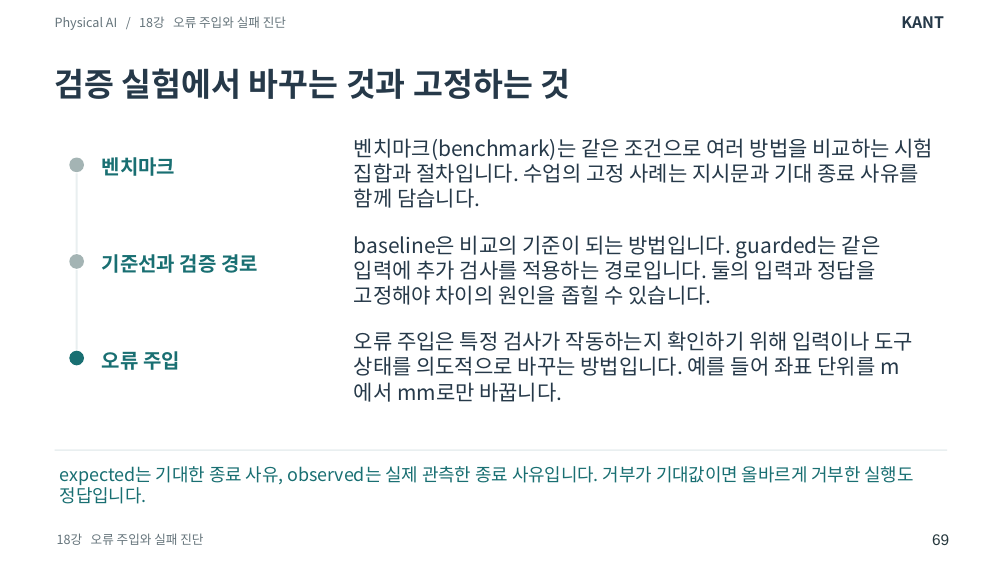
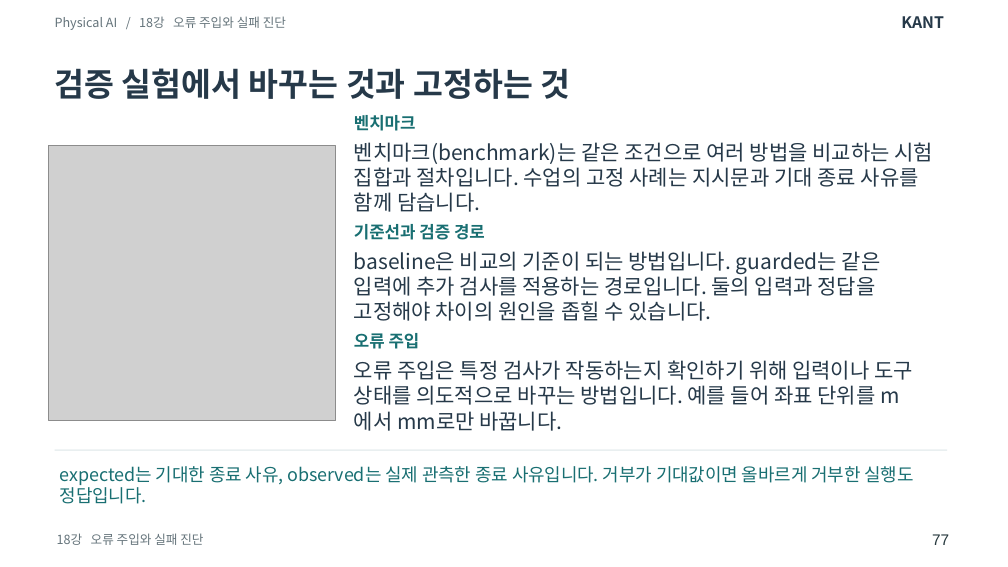
Before and after one commit to SpartaPA/waffle-mpx-lyrical, a slide deck: slide 77 of lessons/14-18/lessons-14-18.pptx (slide 69 before the commit). Drawn at 1008x567 pixels with LibreOffice and Linux fonts; fonts in the diff are those of the drawing; grey boxes stand for pictures. Boxes give left, top, right and bottom in pixels: in the first picture for what was removed or moved away, otherwise in the second. Text is boxed around its words. In the diff, an @@ line names an element or a change of style, - is before the commit and + after.

Commit message:
다섯 강의에서 지시문이 코드와 결과로 이어지는 과정을 그림과 함께 설명합니다

```diff
--- a/lessons/14-18/lessons-14-18.pptx
+++ b/lessons/14-18/lessons-14-18.pptx
@@ size 14.2 to 12 pt; vertical alignment middle to top in 3 elements at (x1=354, y1=333, x2=420, y2=349), (x1=354, y1=224, x2=485, y2=240), (x1=354, y1=115, x2=416, y2=131) @@
@@ text "벤치마크" moved from (x1=102, y1=157, x2=176, y2=176) to (x1=354, y1=115, x2=416, y2=131) @@
@@ picture added at (x1=49, y1=145, x2=337, y2=420) @@
@@ ellipse removed at (x1=70, y1=157, x2=85, y2=172) @@
@@ rectangle removed at (x1=76, y1=173, x2=78, y2=253) @@
@@ text "기준선과 검증 경로" moved from (x1=102, y1=254, x2=258, y2=273) to (x1=354, y1=224, x2=485, y2=240) @@
@@ ellipse removed at (x1=70, y1=254, x2=85, y2=269) @@
@@ text "baseline은 비교의 기준이 되는 방법입니다. ..." moved from (x1=354, y1=235, x2=881, y2=305) to (x1=354, y1=251, x2=881, y2=321) @@
@@ rectangle removed at (x1=76, y1=270, x2=78, y2=350) @@
@@ text "오류 주입" moved from (x1=102, y1=351, x2=180, y2=370) to (x1=354, y1=333, x2=420, y2=349) @@
@@ ellipse removed at (x1=70, y1=351, x2=85, y2=366) @@
@@ vertical alignment middle to top in 3 elements at (x1=354, y1=142, x2=933, y2=212), (x1=354, y1=251, x2=881, y2=321), (x1=354, y1=360, x2=913, y2=431) @@
@@ text "오류 주입은 특정 검사가 작동하는지 ..." moved from (x1=354, y1=331, x2=913, y2=402) to (x1=354, y1=360, x2=913, y2=431) @@
@@ text at (x1=932, y1=534, x2=949, y2=545): text changed @@
-69
+77
```
Also in this commit, not shown: 77 other slides changed, 10 slides added, 3 other files.
